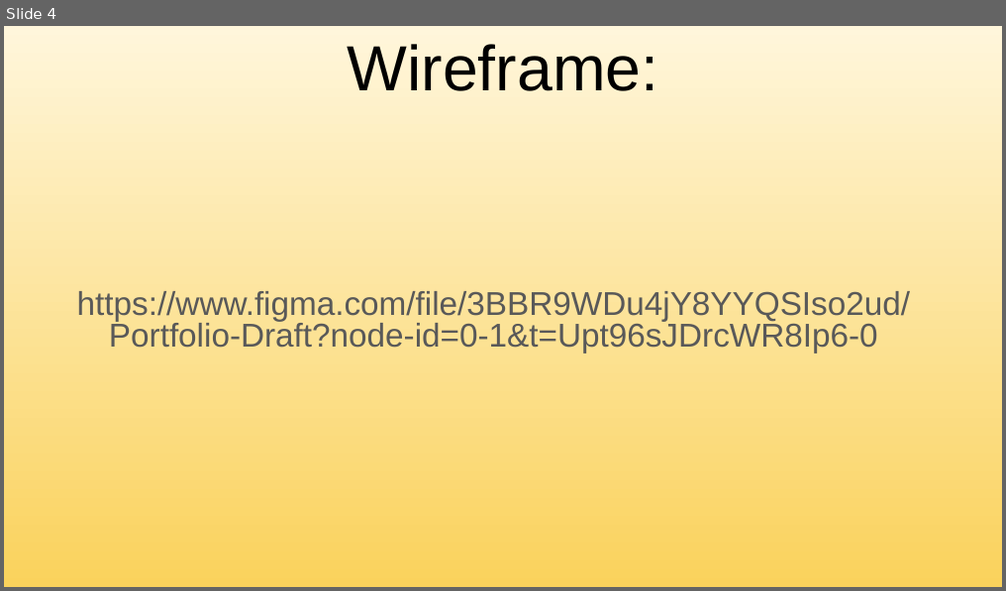
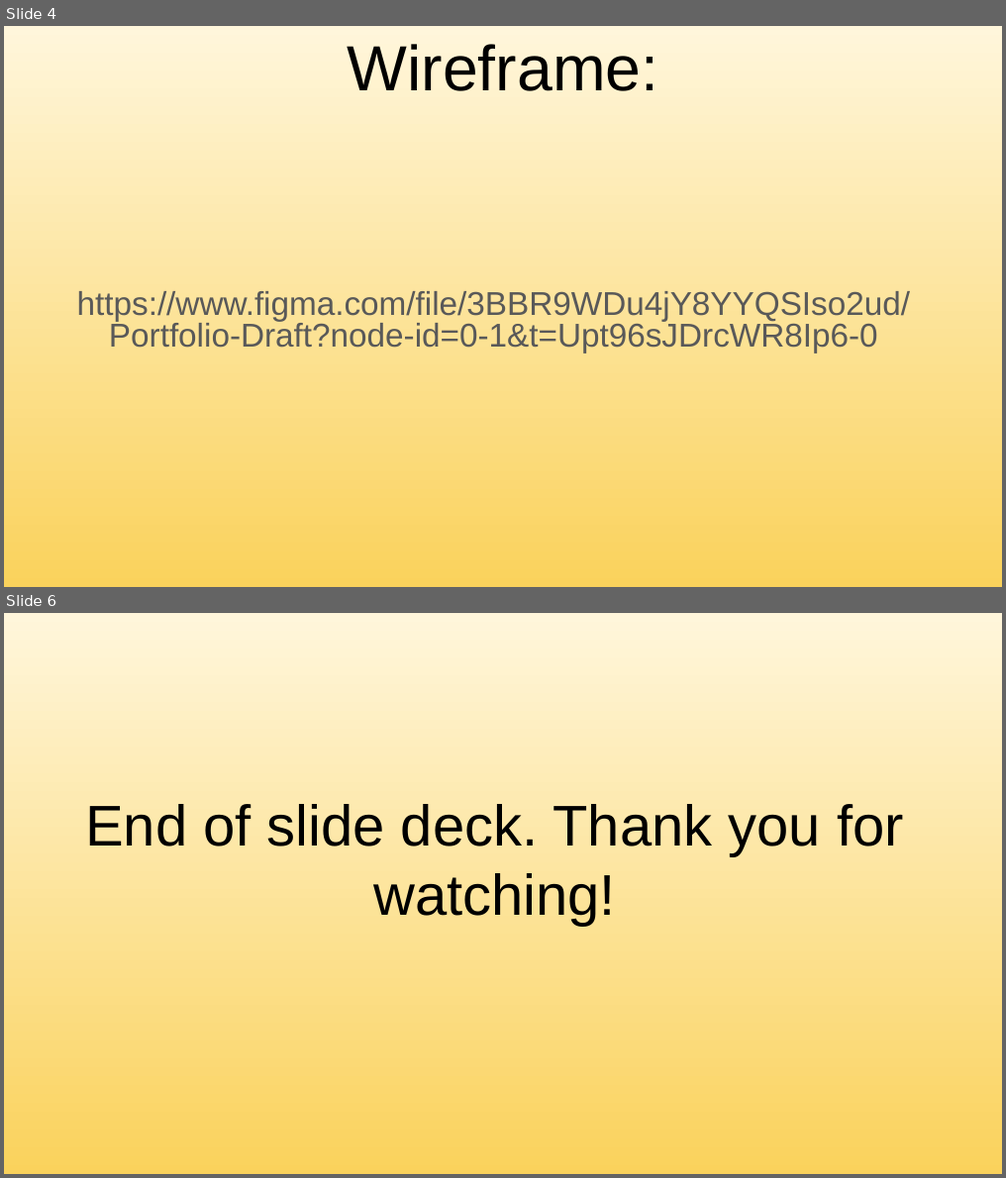
Before and after one commit to eversometiculous/Portfolio_a_Nas, a slide deck: My Portfolio Website.pptx. Shown one above the other, each under a label of ours: slide 4 before the commit, slides 4 and 6 after it; the slides between them are not shown. The pictures are 1006x591 and 1006x1178 pixels, drawn with LibreOffice and Linux fonts; fonts in the diff are those of the drawing. Boxes give left, top, right and bottom in pixels: in the first picture for what was removed or moved away, otherwise in the second. Text is boxed around its words. In the diff, an @@ line names an element or a change of style, - is before the commit and + after.

```diff
--- a/My Portfolio Website.pptx
+++ b/My Portfolio Website.pptx
@@ slide 6 added at (4, 613, 1002, 1174), background gradient #FFF6DB to #FAD25C @@
@@ title added at (85, 804, 904, 926), 41.4 pt, text #000000 @@
+End of slide deck. Thank you for watching!
```
Also in this commit, not shown: 1 slide changed, 1 other slide added, 1 slide removed, 1 other file.
